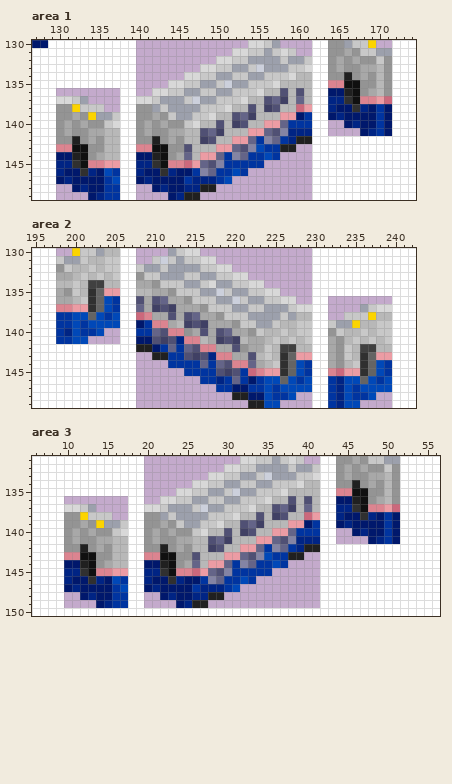
Two versions of one pixel-art file, src/trains/e4_series/gfx/e4_series.aseprite. That is the earlier state.
309x240 pixels, 1 frame. Colours within 5 levels of each other are drawn and written as one. Shown: area 1: x 127..174, y 130..149; area 2: x 195..242, y 130..149; area 3: x 6..56, y 131..150. The commit also changed other parts of the picture, which this record leaves out.
New version:
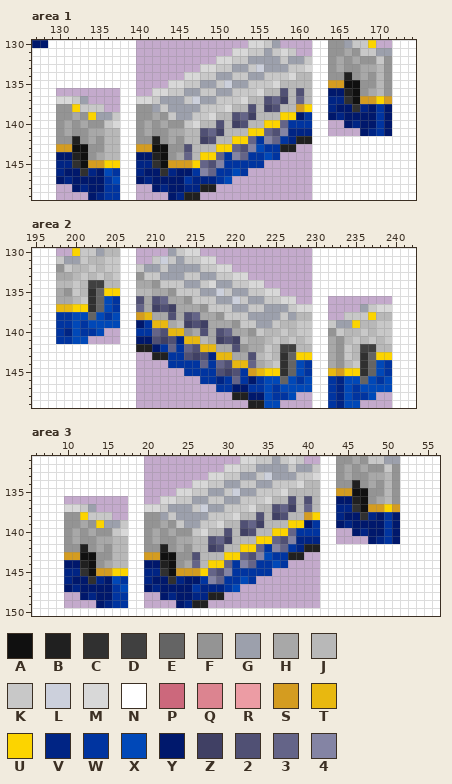
Palette (. is transparent): A #101010  B #202020  C #303030  D #404040  E #646464  F #949494  G #9ca0ac  H #a8a8a8  J #b8b8b8  K #c8c8c8  L #ccd0dc  M #d8d8d8  N #ffffff  P #cc687c  Q #dc8490  R #ec9ca4  S #d49c20  T #e8b810  U #fcd400  V #002484  W #0034a0  X #0048b8  Y #00186c  Z #404064  2 #505074  3 #646488  4 #8484a4
Difference:
layer "Pink" now hidden
Changed rows in their new state; - is an unchanged pixel.
Area 1:
first column x 130:
135 ----------------------------------SS------
137 --------------------------------------SSUS
138 ------------------------------SU----------
139 ----------------------------UU------------
140 --------------------------UU--------------
141 ------------------------UU----------------
142 ----------------------UU------------------
143 SS--------SS--------UU--------------------
144 ------------------UU----------------------
145 ----SSUU------SSSU------------------------
Area 2:
first column x 198:
135 ------UU----------------------------------
137 TTUU--------------------------------------
138 ----------ST------------------------------
139 ------------TT----------------------------
140 --------------TT--------------------------
141 ----------------TT------------------------
142 ------------------TT----------------------
143 --------------------TT--------UU--------UU
144 ----------------------TT------------------
145 ------------------------STUU------TSUU----
Area 3:
first column x 10:
135 ----------------------------------SS------
137 --------------------------------------SSUS
138 ------------------------------SU----------
139 ----------------------------UU------------
140 --------------------------UU--------------
141 ------------------------UU----------------
142 ----------------------UU------------------
143 SS--------SS--------UU--------------------
144 ------------------UU----------------------
145 ----SSUU------SSSU------------------------
Pixel boxes of the changes (left, top, right, bottom) in both pictures:
changed: (56, 80, 392, 168)
changed: (56, 288, 392, 376)
changed: (64, 488, 400, 576)
